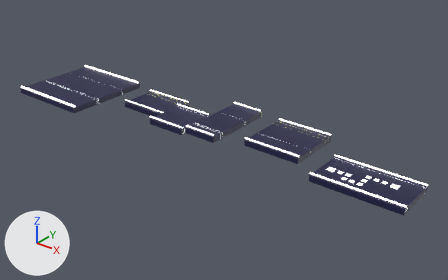
The Blender file Projet-NSI/Assets/Blender/niveaux/niveau1bis.blend, before and after one commit.
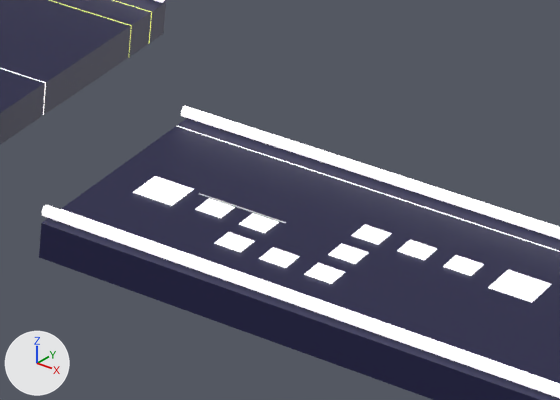
There are two pictures of each version: one whole from a camera (50 mm lens) standing at (95.7, -152.5, 86.9) and looking at (-22.1, -5.2, -4.5), one close up on the part from 67% to 90% of the width and 48% to 74% of the height. The lights are fixed; the arrows at lower left show +X, +Y and +Z.
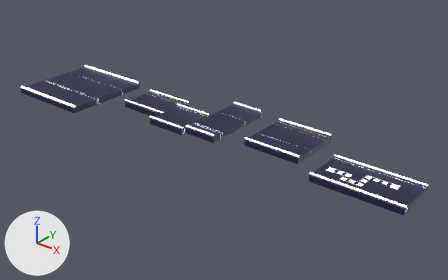
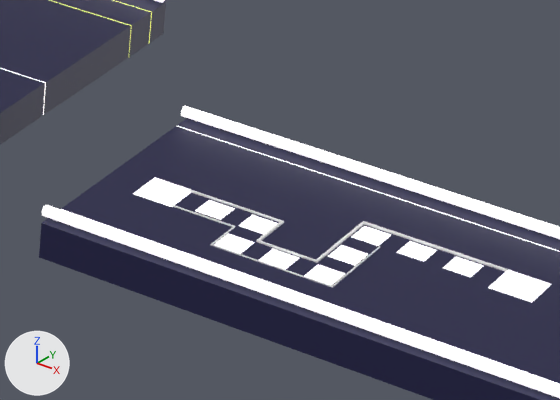
Commit message: chgt sur le niveau 1

Where the change shows, as pixel boxes (x1, y1, x2, y2) in the close-ups (560 x 400 px):
'Cube.017', reshaped, moved, rescaled (261% wider, 168% taller): before (199, 193, 286, 223); after (190, 190, 507, 272)
'Cube.016', moved: before (133, 176, 194, 206); after (133, 177, 191, 207)
'Cube.011', moved: before (304, 263, 345, 284); after (304, 264, 345, 285)
'Cube.008', moved: before (443, 255, 484, 276); after (443, 256, 483, 277)
'Cube.010', moved: before (328, 243, 369, 264); after (328, 245, 368, 266)
'Cube.012', moved: before (259, 247, 300, 268); after (259, 249, 299, 270)
'Cube.009', moved: before (397, 240, 437, 260); after (396, 241, 437, 262)
'Cube.018', added: after (169, 204, 381, 288)
'Cube.013', moved: before (215, 232, 255, 252); after (214, 233, 255, 254)
'Cube.006', moved: before (351, 225, 392, 245); after (352, 226, 391, 246)
'Cube.015', moved: before (195, 198, 235, 218); after (195, 200, 235, 220)
'Cube.014', moved: before (239, 213, 279, 233); after (239, 215, 277, 234)

Patch to the scene script:
```diff
--- a/Projet-NSI/Assets/Blender/niveaux/niveau1bis.blend.py
+++ b/Projet-NSI/Assets/Blender/niveaux/niveau1bis.blend.py
@@ me_cube_022 @@
 # used by ob_cube_017; location = (25.34, -9.08, 0.96); scale = (2.5, 0.05, 0.05)
-me_cube_022.from_pydata(...)  # 8 vertices, 6 faces; spans x -1.0..1.0, y -1.0..1.0, z -1.0..1.0
+me_cube_022.from_pydata(...)  # 56 vertices, 54 faces; spans x -1.0..5.18, y -52.0..51.56, z -1.0..1.0
+# me_cube_022 part 1
+# 5 faces are deleted
+# 36 vertices are added at x 0.35..5.18, y -52.0..51.56, z -1.0..1.0
+# 6 new vertices lie (0.0, -48.94, 0.0) away from vertices in x 0.98..1.04, y -1.0, z -1.0..1.0
+# 6 new vertices lie (0.0, -2.06, 0.0) away from vertices in x 0.98..1.04, y -49.94, z -1.0..1.0
+# 53 new faces join them
@@ me_cube_023 @@
+me_cube_023.from_pydata(...)  # 36 vertices, 34 faces; spans x -1.0..4.6, y -48.0..54.6, z -1.0..1.0
@@ ob_cube_008 @@
 ob_cube_008 = bpy.data.objects.new('Cube.008', me_cube_009)
-ob_cube_008.location = (36.84, -7.58, 1.09)
+ob_cube_008.location = (36.84, -7.58, 1.0)
 ob_cube_008.scale = (0.75, 0.75, 0.000322)
@@ ob_cube_009 @@
 ob_cube_009 = bpy.data.objects.new('Cube.009', me_cube_010)
-ob_cube_009.location = (34.34, -7.58, 1.09)
+ob_cube_009.location = (34.34, -7.58, 1.0)
 ob_cube_009.scale = (0.75, 0.75, 0.000273)
@@ ob_cube_006 @@
 ob_cube_006 = bpy.data.objects.new('Cube.006', me_cube_011)
-ob_cube_006.location = (31.84, -7.58, 1.09)
+ob_cube_006.location = (31.84, -7.58, 1.0)
 ob_cube_006.scale = (0.75, 0.75, 0.000273)
@@ ob_cube_010 @@
 ob_cube_010 = bpy.data.objects.new('Cube.010', me_cube_012)
-ob_cube_010.location = (31.84, -10.08, 1.09)
+ob_cube_010.location = (31.84, -10.08, 1.0)
 ob_cube_010.scale = (0.75, 0.75, 0.000273)
@@ ob_cube_011 @@
 ob_cube_011 = bpy.data.objects.new('Cube.011', me_cube_013)
-ob_cube_011.location = (31.84, -12.58, 1.09)
+ob_cube_011.location = (31.84, -12.58, 1.0)
 ob_cube_011.scale = (0.75, 0.75, 0.000273)
@@ ob_cube_012 @@
 ob_cube_012 = bpy.data.objects.new('Cube.012', me_cube_014)
-ob_cube_012.location = (29.34, -12.58, 1.09)
+ob_cube_012.location = (29.34, -12.58, 1.0)
 ob_cube_012.scale = (0.75, 0.75, 0.000273)
@@ ob_cube_013 @@
 ob_cube_013 = bpy.data.objects.new('Cube.013', me_cube_015)
-ob_cube_013.location = (26.84, -12.58, 1.09)
+ob_cube_013.location = (26.84, -12.58, 1.0)
 ob_cube_013.scale = (0.75, 0.75, 0.000273)
@@ ob_cube_014 @@
 ob_cube_014 = bpy.data.objects.new('Cube.014', me_cube_016)
-ob_cube_014.location = (26.84, -10.08, 1.09)
+ob_cube_014.location = (26.84, -10.08, 1.0)
 ob_cube_014.scale = (0.75, 0.75, 0.000273)
@@ ob_cube_015 @@
 ob_cube_015 = bpy.data.objects.new('Cube.015', me_cube_017)
-ob_cube_015.location = (24.34, -10.08, 1.09)
+ob_cube_015.location = (24.34, -10.08, 1.0)
 ob_cube_015.scale = (0.75, 0.75, 0.000273)
@@ ob_cube_016 @@
 ob_cube_016 = bpy.data.objects.new('Cube.016', me_cube_018)
-ob_cube_016.location = (21.34, -10.08, 1.09)
+ob_cube_016.location = (21.34, -10.08, 1.0)
 ob_cube_016.scale = (1.15, 1.15, 0.000322)
@@ ob_cube_017 @@
 ob_cube_017 = bpy.data.objects.new('Cube.017', me_cube_022)
-ob_cube_017.location = (25.34, -9.08, 0.96)
-ob_cube_017.scale = (2.5, 0.05, 0.05)
+ob_cube_017.location = (25.02, -9.15, 1.05)
+ob_cube_017.scale = (2.64, 0.05, 0.05)
@@ ob_cube_018 @@
+ob_cube_018 = bpy.data.objects.new('Cube.018', me_cube_023)
+ob_cube_018.location = (24.16, -11.08, 1.0)
+ob_cube_018.scale = (1.88, 0.05, 0.05)
```
